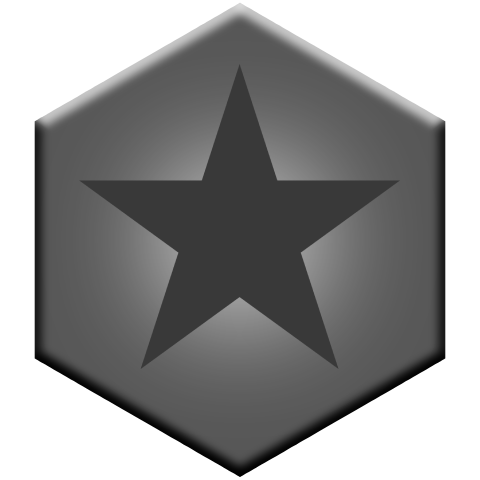
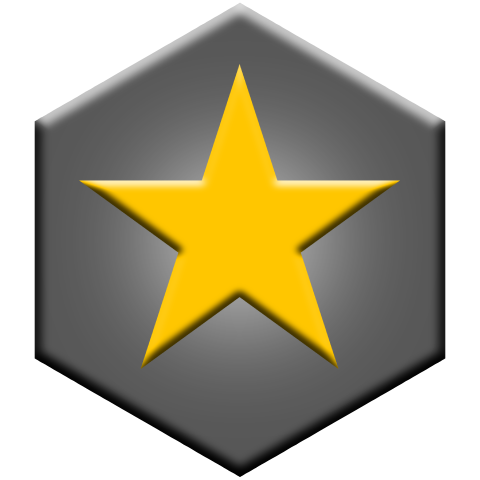
Before/after of a w=480, h=480 layered artwork. What changed in the layer stack:
pixels changed over 79, 64, 400, 369 (layer not identified)
